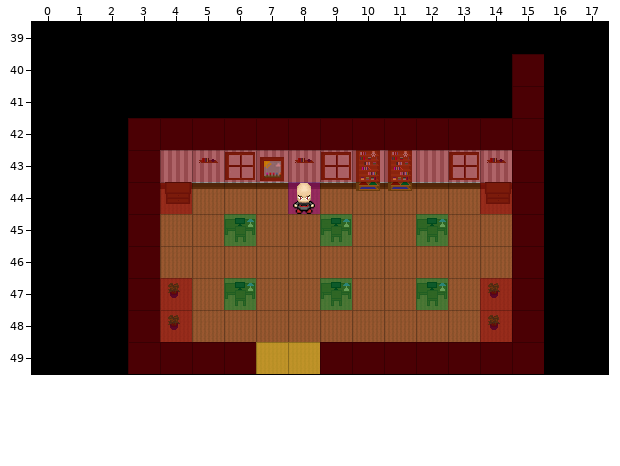
Tiled map: TileRpg/TileRpg/Job.tmx. The picture above is the old version.
Cells are 32x32 px. Shown: x 0..17, y 39..49.
The same view after the edit:
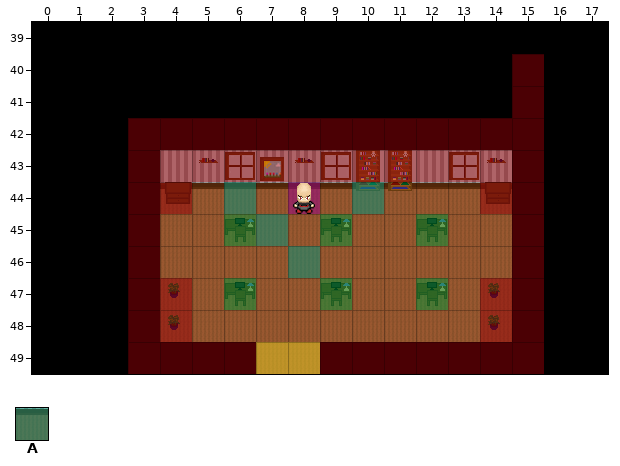
Key: from "meta-tiles": A 3.
_ is an empty cell.
See-through tiles are keyed as they look on the map.
Change:
Changed rows in their new state; . is an unchanged cell.
Layer "Meta":
first column x 6:
44 A...A
45 .A...
46 ..A..
Boxes around the changes in both pictures, in picture pixels (x1, y1, x2, y2):
added: (224, 182, 320, 278)
added: (352, 182, 384, 214)
